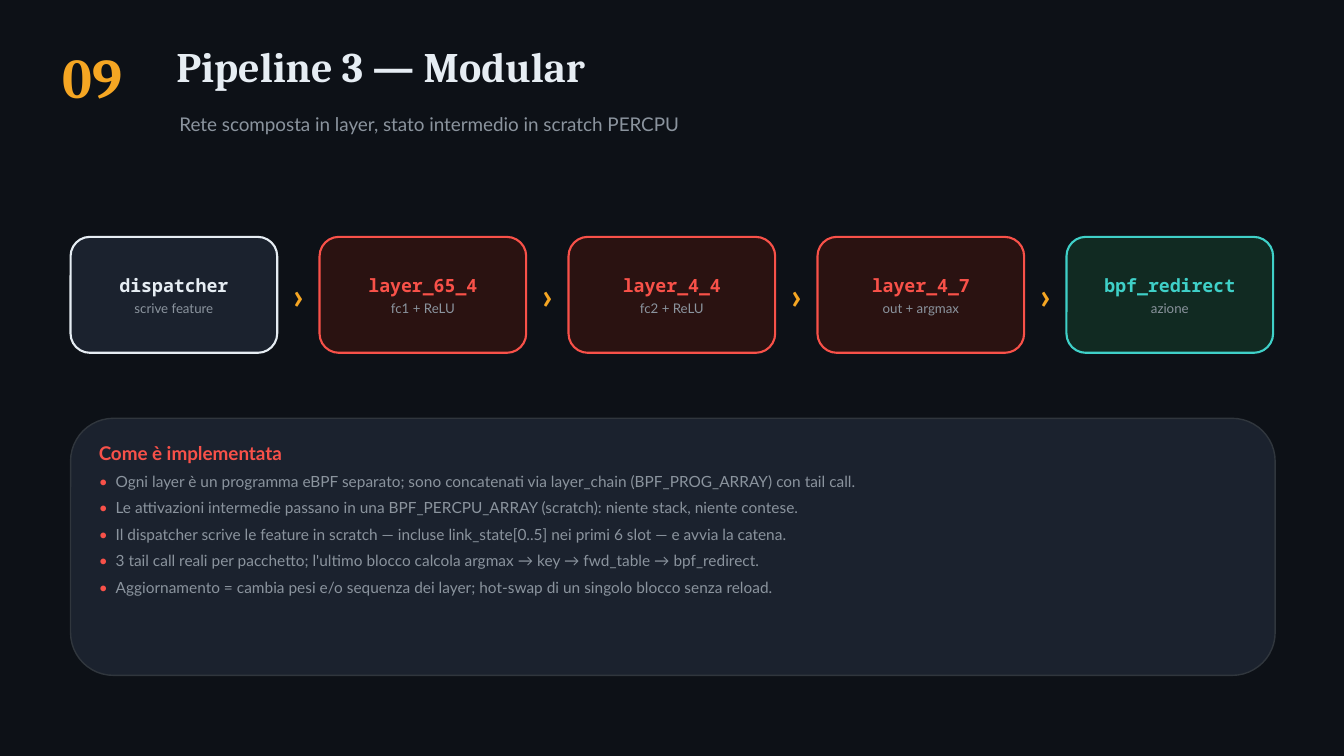
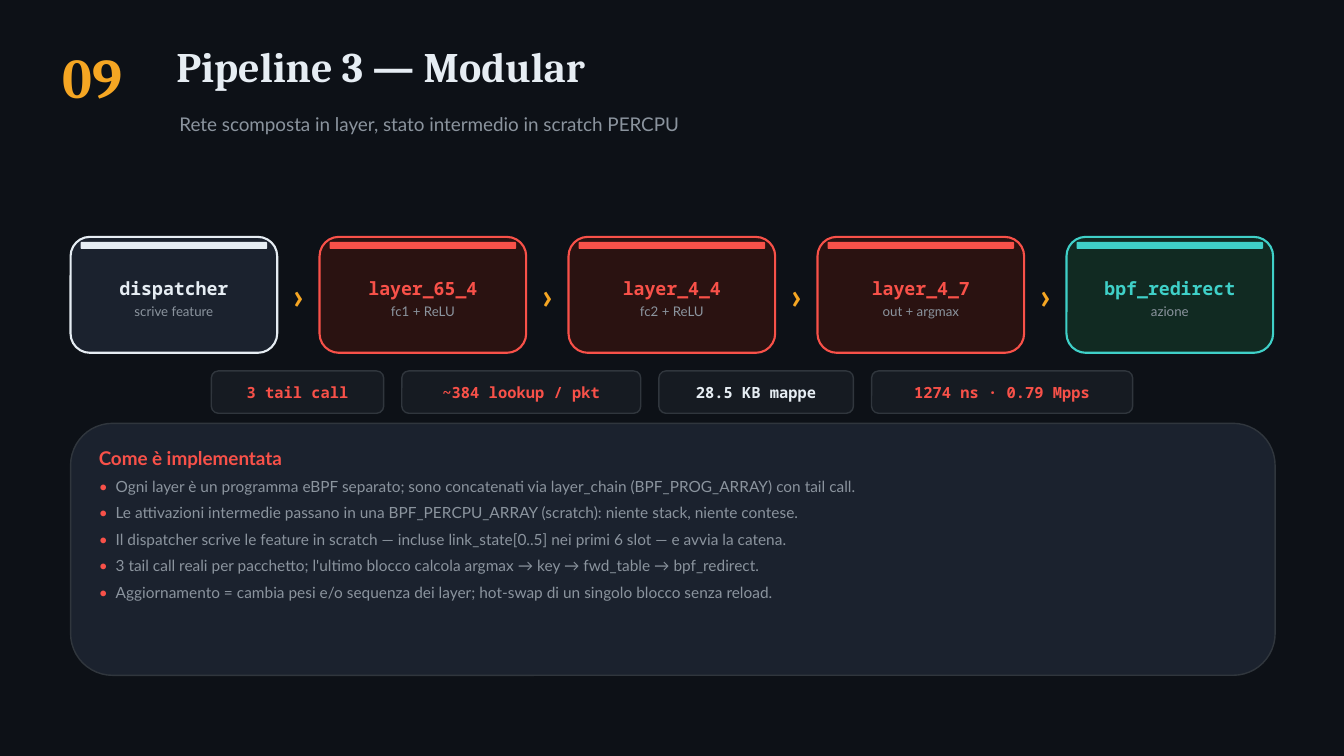
Before and after one commit to ettore-cantile/ipa_lab, a slide deck: slide 10 of docs/IPA_eBPF_pipelines.pptx. Drawn at 1344x756 pixels with LibreOffice and Linux fonts; fonts in the diff are those of the drawing. Boxes give left, top, right and bottom in pixels: in the first picture for what was removed or moved away, otherwise in the second. Text is boxed around its words. In the diff, an @@ line names an element or a change of style, - is before the commit and + after.

Commit message:
docs: polish pipeline diagrams (HTML + deck)
- Redesign the HTML pipeline flow diagrams: horizontal node-based layout with
  colored top-accent bars, mono type labels, labelled chevron connectors, and a
  per-pipeline 'cost strip' of pills (tail calls / weight lookups / map memory /
  latency) that makes the perf-vs-flexibility trade-off visible at a glance
  (P1 all-green, P3 all-red).
- Deck: add top-accent bars to pipeline nodes and a matching cost strip under
  each of the three pipeline slides.

```diff
--- a/docs/IPA_eBPF_pipelines.pptx
+++ b/docs/IPA_eBPF_pipelines.pptx
@@ rounded rectangle added at box(81, 242, 267, 249), fill #E6EDF3 @@
@@ rounded rectangle added at box(330, 242, 516, 249), fill #F85149 @@
@@ rounded rectangle added at box(579, 242, 765, 249), fill #F85149 @@
@@ rounded rectangle added at box(828, 242, 1014, 249), fill #F85149 @@
@@ rounded rectangle added at box(1077, 242, 1263, 249), fill #3FD0C8 @@
@@ rounded rectangle added at box(212, 371, 384, 413), fill #161B22, outline #30363D 1 pt @@
@@ text added at box(247, 386, 348, 398), 11 pt, text #F85149, bold @@
+3 tail call
@@ rounded rectangle added at box(402, 371, 641, 413), fill #161B22, outline #30363D 1 pt @@
@@ text added at box(442, 386, 600, 402), 11 pt, text #F85149, bold @@
+~384 lookup / pkt
@@ rounded rectangle added at box(659, 371, 854, 413), fill #161B22, outline #30363D 1 pt @@
@@ text added at box(696, 387, 816, 402), 11 pt, text #E6EDF3, bold @@
+28.5 KB mappe
@@ rounded rectangle added at box(872, 371, 1133, 413), fill #161B22, outline #30363D 1 pt @@
@@ text added at box(914, 387, 1090, 402), 11 pt, text #F85149, bold @@
+1274 ns · 0.79 Mpps
@@ rounded rectangle: place and size @@
-rounded rectangle at box(71, 418, 1275, 676)
+rounded rectangle at box(71, 423, 1275, 676)
@@ text "Come è implementata": place and size @@
-text "Come è implementata" at box(99, 446, 855, 596)
+text "Come è implementata" at box(99, 451, 855, 601)
```
Also in this commit, not shown: 5 other slides changed, 1 other file.
